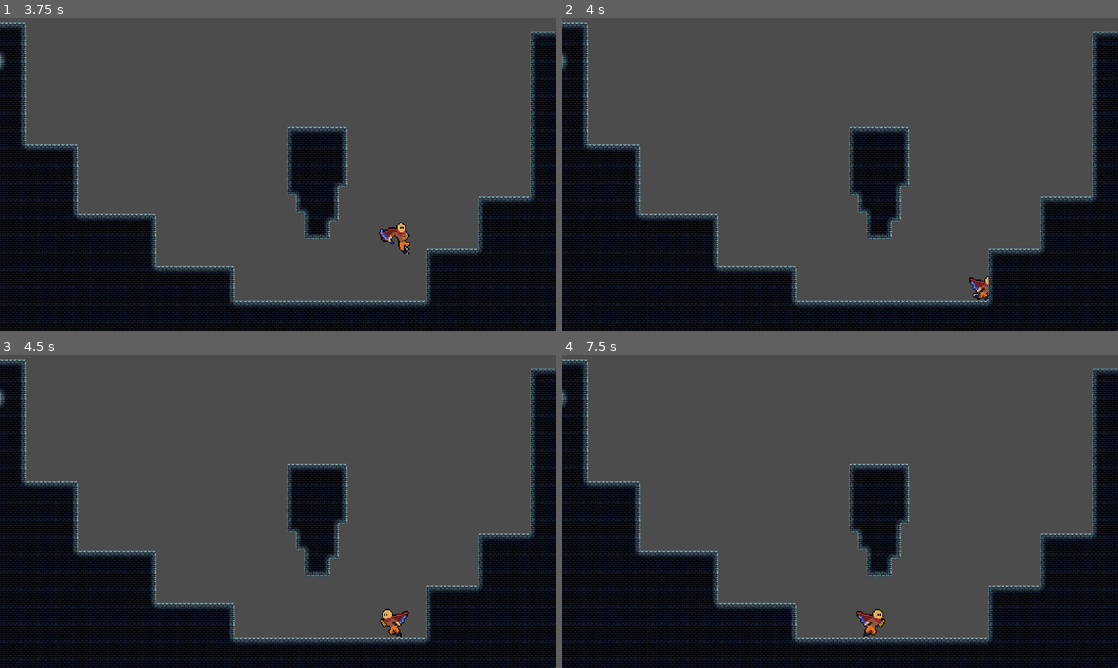
Above: before the commit, frames 1-4 (two rows, left to right).
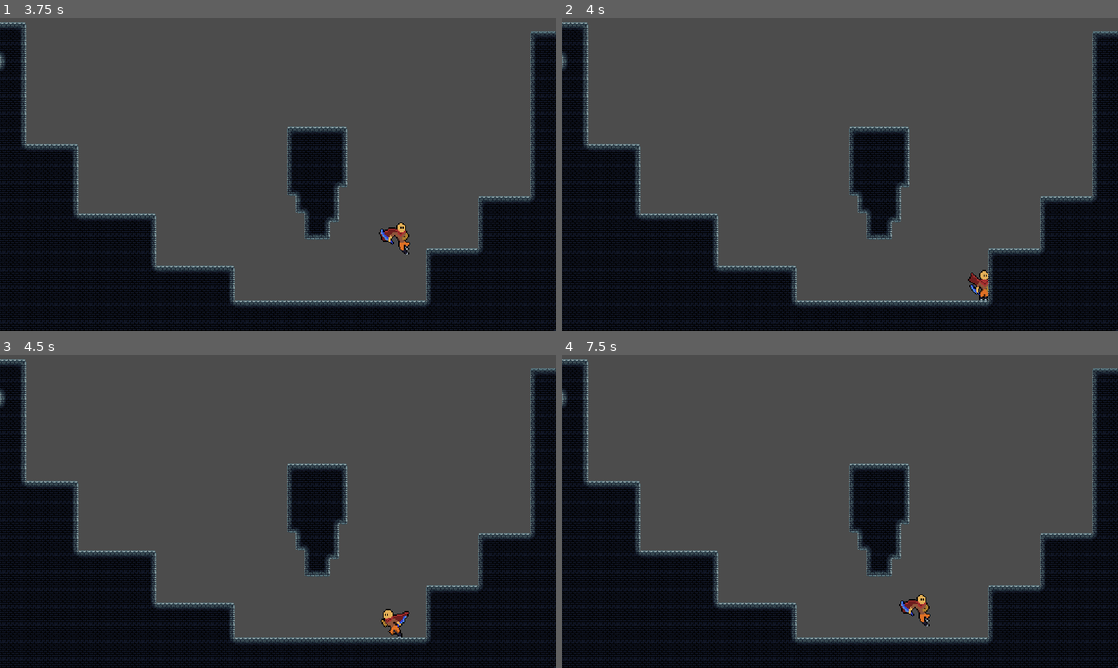
Above: after the commit, the same moments.

Repository: nadzmiidzham/poc-roguelike
Game: Godot game, scene res://src/scene/player_scene.tscn
Same seed, same stepped clock (60 frames per second), same inputs: the game is played once before the commit and once after it.
Inputs:
- Up to frame 1 (3.75 s): hold D (move_right) 0.53-2.03 s; tap Space (jump) at 0.77, 1.52, 3.02 s; hold A (move_left) 2.03-2.78 s; hold D (move_right) from 2.78 s (still down)
- Up to frame 2 (4 s): keep holding D (move_right); tap Space (jump) at 3.77 s
- Up to frame 3 (4.5 s): release D (move_right) at 4.28 s; hold A (move_left) from 4.28 s (still down)
- Up to frame 4 (7.5 s): tap Space (jump) at 4.52, 6.02, 6.77 s; release A (move_left) at 5.03 s; hold D (move_right) 5.03-5.78 s; hold A (move_left) 5.78-7.28 s; hold D (move_right) from 7.28 s (still down)

Frame 1 is identical in both runs. In frame 2, 0.2% of the frame differs, in the area x 73-77%, y 80-91%; in frame 3, less than 0.1%; in frame 4, 0.6%, in the area x 52-67%, y 76-91%.

Commit message:
bugfix on player animation still in run state when both direction button is pressed

Diff:
--- a/src/actor/player/player.gd
+++ b/src/actor/player/player.gd
@@ -3,6 +3,7 @@
 
 export (int) var gravity := 20
 export (int) var speed := 200
+export (int) var wall_slide_speed := 20
 export (int) var jump_force := 20
 
 onready var is_facing_right := true
@@ -17,13 +18,15 @@
 	velocity = move_and_slide(velocity, Vector2.UP)
 
 func move() -> void:
-	if Input.is_action_pressed("move_right"):
-		velocity = Vector2(speed, velocity.y)
-	elif Input.is_action_pressed("move_left"):
-		velocity = Vector2(-speed, velocity.y)
-	else:
-		velocity = Vector2(0, velocity.y)
+	var right_input = Input.is_action_pressed("move_right")
+	var left_input = Input.is_action_pressed("move_left")
 
-func flip() -> void:
-	is_facing_right = !is_facing_right
-	self.scale.x *= -1
+	velocity.x = (int(right_input) - int(left_input)) * speed
+
+func check_flip() -> void:
+	if !is_facing_right && (velocity.x > 0):
+		is_facing_right = !is_facing_right
+		self.scale.x *= -1
+	if is_facing_right && (velocity.x < 0):
+		is_facing_right = !is_facing_right
+		self.scale.x *= -1
--- a/src/actor/player/state/state_fall.gd
+++ b/src/actor/player/state/state_fall.gd
@@ -7,6 +7,7 @@
 onready var animatedSprite: AnimationPlayer = get_node("../../Animation")
 
 var state_machine: StateMachine
+var is_wall_sliding := false
 
 # state machine functions
 func on_enter() -> void:
@@ -14,21 +15,20 @@
 	animatedSprite.play("fall")
 
 func on_exit() -> void:
-	pass
+	is_wall_sliding = false
 
 
 # state logic
 func process(_delta) -> void:
+	player.check_flip()
 	if player.is_on_floor():
 		state_machine.change_state(state_idle)
 
-	# flip sprite
-	if !player.is_facing_right && Input.is_action_pressed("move_right"):
-		player.flip()
-	if player.is_facing_right && Input.is_action_pressed("move_left"):
-		player.flip()
+func physics_process(_delta) -> void:
+	if player.is_on_wall():
+		is_wall_sliding = true
+		player.velocity.y = min(player.velocity.y + player.wall_slide_speed, player.wall_slide_speed)
 
-func physics_process(_delta) -> void:
 	player.move()
 	player.compute_gravity()
 	player.compute_velocity()
--- a/src/actor/player/state/state_jump.gd
+++ b/src/actor/player/state/state_jump.gd
@@ -20,14 +20,9 @@
 
 # state logic
 func process(_delta) -> void:
+	player.check_flip()
 	if _is_jump_finished:
 		state_machine.change_state(state_fall)
-
-	# flip sprite
-	if !player.is_facing_right && Input.is_action_pressed("move_right"):
-		player.flip()
-	if player.is_facing_right && Input.is_action_pressed("move_left"):
-		player.flip()
 
 func physics_process(_delta) -> void:
 	if player.is_on_floor():
--- a/src/actor/player/state/state_run.gd
+++ b/src/actor/player/state/state_run.gd
@@ -20,14 +20,10 @@
 
 # state logic
 func process(_delta) -> void:
-	# flip sprite
-	if !player.is_facing_right && Input.is_action_pressed("move_right"):
-		player.flip()
-	if player.is_facing_right && Input.is_action_pressed("move_left"):
-		player.flip()
+	player.check_flip()
 
 func physics_process(_delta) -> void:
-	if (player.velocity.x == 0) && !(Input.is_action_pressed("move_right") or Input.is_action_pressed("move_left")):
+	if player.velocity.x == 0:
 		state_machine.change_state(state_idle)
 	if !player.is_on_floor():
 		state_machine.change_state(state_fall)
